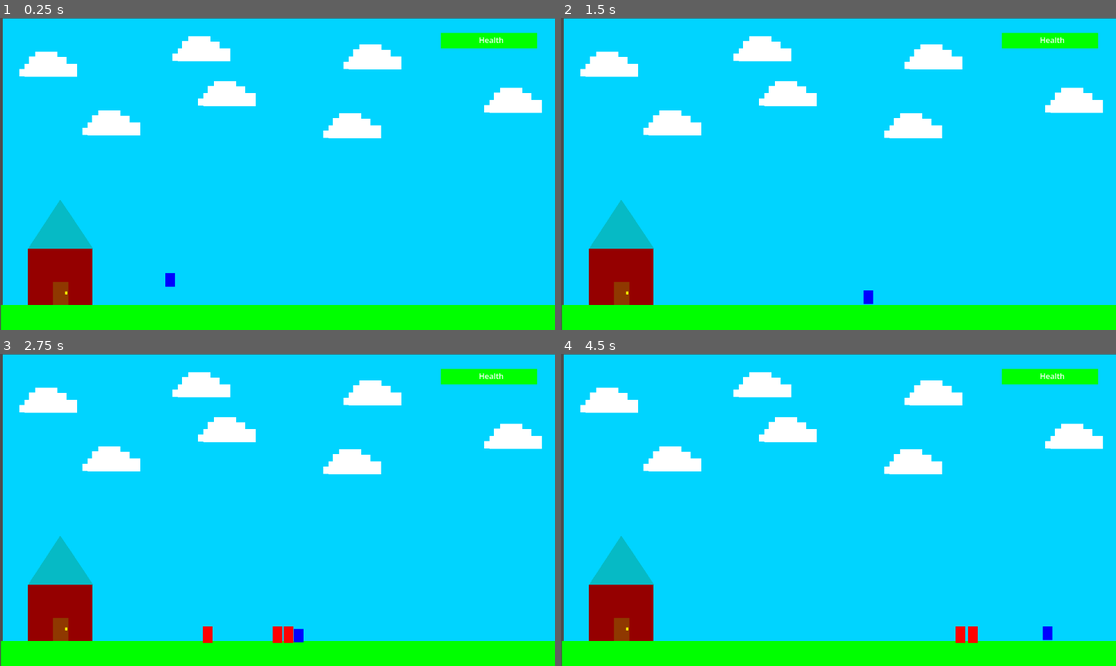
Above: before the commit, frames 1-4 (two rows, left to right).
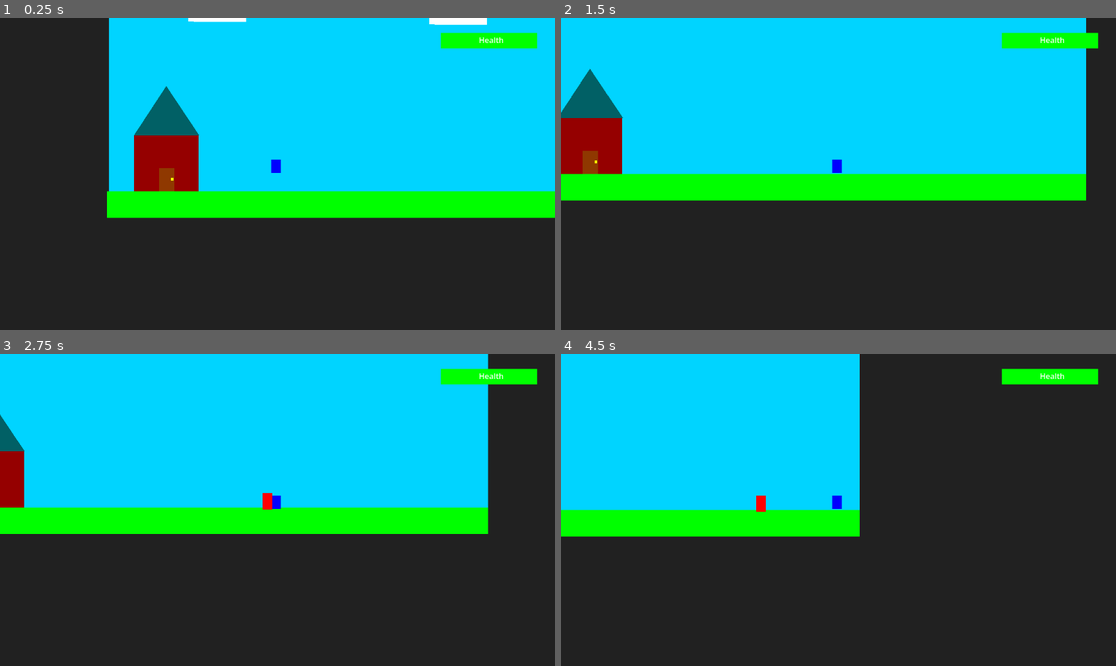
Above: after the commit, the same moments.

Repository: tahmed-sudo/Tabbys-digitech26
Game: Godot game, scene res://Level.tscn
Same seed, same stepped clock (60 frames per second), same inputs: the game is played once before the commit and once after it. The project has no main scene, so this scene is started directly.
Inputs:
- Up to frame 1 (0.25 s): no input
- Up to frame 2 (1.5 s): hold Right (ui_right) from 0.53 s (still down); tap Up (ui_accept) at 0.77 s
- Up to frame 3 (2.75 s): tap Up (ui_accept) at 1.52 s; release Right (ui_right) at 2.03 s; hold Left (ui_left) from 2.03 s (still down)
- Up to frame 4 (4.5 s): release Left (ui_left) at 2.78 s; hold Right (ui_right) 2.78-4.28 s; tap Up (ui_accept) at 3.02, 3.77 s; hold Left (ui_left) from 4.28 s (still down)

The runs differ from the first frame. In frame 1, 63% of the frame differs, in the area x 0-100%, y 0-100%; in frame 2, 60%; in frame 3, 62%; in frame 4, 75%.

Commit message:
fixed enemy sliding off map

Diff:
--- a/tabbys-2026-game/Level.tscn
+++ b/tabbys-2026-game/Level.tscn
@@ -17,8 +17,16 @@
 [sub_resource type="RectangleShape2D" id="RectangleShape2D_bexhn"]
 size = Vector2(125, 110)
 
-[node name="Node2D" type="Node2D" unique_id=1871949922]
+[node name="Node2D" type="Node2D" unique_id=1871949922 node_paths=PackedStringArray("Spawn")]
 script = ExtResource("1_t7iv1")
+Spawn = NodePath("Spawn_trigger/Marker2D")
+
+[node name="Void" type="ColorRect" parent="." unique_id=1762262963]
+offset_left = -1911.0
+offset_top = -680.0
+offset_right = 2756.0
+offset_bottom = 1415.0
+color = Color(0.12955847, 0.12955844, 0.1295585, 1)
 
 [node name="ColorRect3" type="ColorRect" parent="." unique_id=1848178871]
 offset_top = -1.0
@@ -36,7 +44,7 @@
 [node name="Polygon2D" type="Polygon2D" parent="house rects" unique_id=1039046204]
 position = Vector2(-5.253147, 9.982164)
 scale = Vector2(0.95490533, 0.9204179)
-color = Color(0.02489823, 0.73318505, 0.77311903, 1)
+color = Color(0.0070697335, 0.37707418, 0.39740655, 1)
 polygon = PackedVector2Array(75.778015, -121.66452, 5.5012207, -10.392883, 147.51892, -10.392883)
 uv = PackedVector2Array(75.778015, -121.66452, 5.5012207, -10.392883, 147.51892, -10.392883)
 
@@ -354,9 +362,6 @@
 value = 100.0
 show_percentage = false
 
-[node name="Camera2D" type="Camera2D" parent="CanvasLayer" unique_id=1347375447]
-position = Vector2(570, 322)
-
 [node name="Label" type="Label" parent="CanvasLayer" unique_id=1996468993]
 offset_left = 994.0
 offset_top = 34.0
@@ -383,7 +388,7 @@
 position = Vector2(347, 513)
 
 [node name="Camera2D2" type="Camera2D" parent="CharacterBody2D" unique_id=851884635]
-position = Vector2(136, 62)
+position = Vector2(3, 16)
 
 [node name="Spawn_trigger" type="Area2D" parent="." unique_id=1847600203]
 position = Vector2(852, 557)
@@ -401,4 +406,7 @@
 position = Vector2(0, -14)
 shape = SubResource("RectangleShape2D_bexhn")
 
+[node name="Timer" type="Timer" parent="Spawn_trigger" unique_id=1792243644]
+
 [connection signal="body_entered" from="Spawn_trigger" to="." method="_on_spawn_trigger_body_entered"]
+[connection signal="timeout" from="Spawn_trigger/Timer" to="." method="_on_timer_timeout"]
--- a/tabbys-2026-game/enemy.gd
+++ b/tabbys-2026-game/enemy.gd
@@ -2,12 +2,18 @@
 
 const enemy_SPEED = 150
 
-@onready var player = get_tree().get_first_node_in_group("Player")
+@onready var player = CharacterBody2D
+
+func _ready() -> void:
+	for node in get_tree().get_nodes_in_group("Player"):
+		player = node
 
 func _physics_process(delta: float) -> void:
 	velocity += get_gravity() * delta
+
+	if not player == null:
+		var direction = sign(player.position.x - position.x)
+		print(direction)
+		velocity.x = direction * enemy_SPEED
+
 	move_and_slide()
-
-	if player:
-		var diretion = sign(player.global_position.x - global_position.x )
-		velocity.x = diretion * enemy_SPEED
--- a/tabbys-2026-game/level.gd
+++ b/tabbys-2026-game/level.gd
@@ -3,20 +3,24 @@
 const JUMP = 400
 
 @export var Enemy_scene: PackedScene = preload ("res://Enemy.tscn")
+@export var Spawn: = Marker2D
+@export var cooldown: = Timer
 
 var has_spawned: bool = false
+var amount: int = 10
 
 func _on_spawn_trigger_body_entered(body):
 	if body.is_in_group("Player") and not has_spawned:
+		has_spawned = true
 		call_deferred("spawn_enemy")
-		if body.is_in_group("Player") and !has_spawned:
-			has_spawned = true
-			call_deferred("spawn_enemy")
 
 
 func spawn_enemy() -> void:
-	var spawn_points = [ $Spawn_trigger/Marker2D, $Spawn_trigger/Marker2D2, $Spawn_trigger/Marker2D3]
-	for point in spawn_points:
-		var enemy = Enemy_scene.instantiate()
-		enemy.global_position = point.global_position
-		get_tree().current_scene.call_deferred("add_child", enemy)
+	var spawn_points = Spawn
+	var enemy = Enemy_scene.instantiate()
+	enemy.global_position = spawn_points.global_position
+	add_child(enemy)
+
+
+func _on_timer_timeout() -> void:
+	print("x")
